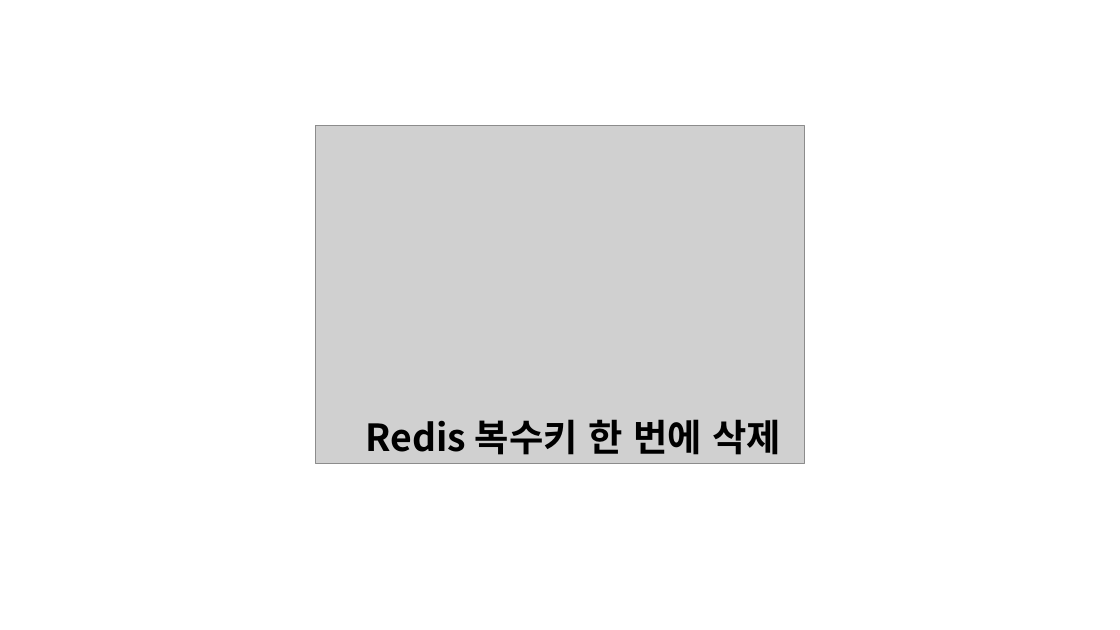
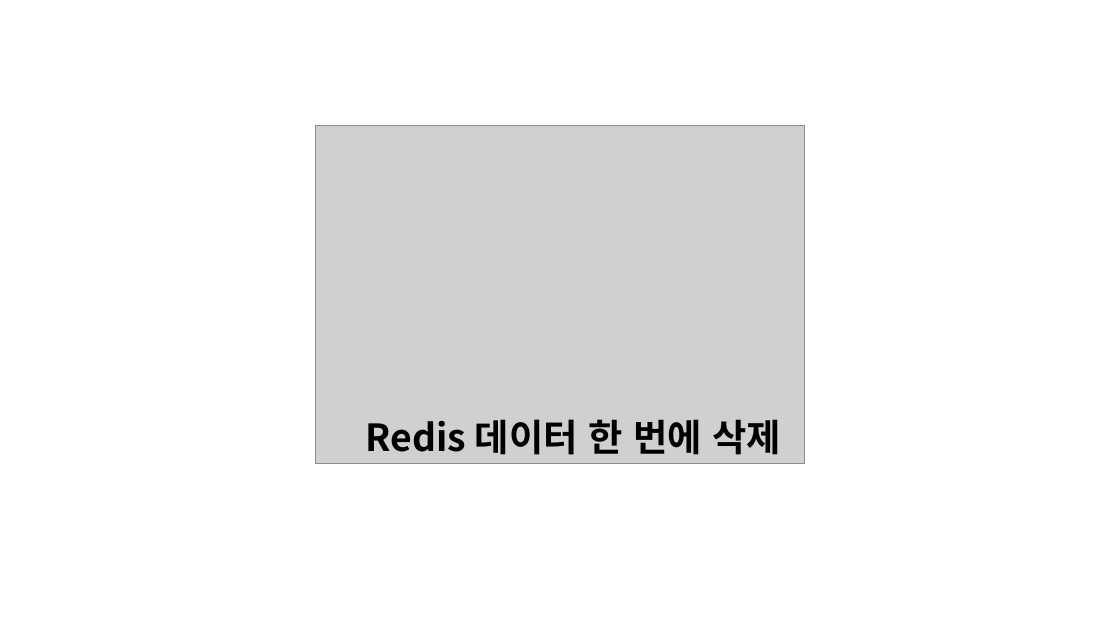
Before and after one commit to KoEonYack/Tistory-Coveant, a slide deck: slide 1 of Article/redis/redis_데이터_한번에_삭제/img/img.pptx. Drawn at 1120x630 pixels with LibreOffice and Linux fonts; fonts in the diff are those of the drawing; grey boxes stand for pictures. Boxes give left, top, right and bottom in pixels: in the first picture for what was removed or moved away, otherwise in the second. Text is boxed around its words. In the diff, an @@ line names an element or a change of style, - is before the commit and + after.

```diff
--- a/Article/redis/redis_데이터_한번에_삭제/img/img.pptx
+++ b/Article/redis/redis_데이터_한번에_삭제/img/img.pptx
@@ text at <box>366,419,781,455</box>: text changed @@
-Redis 복수키 한 번에 삭제
+Redis 데이터 한 번에 삭제
```
Also in this commit, not shown: 8 other files.
